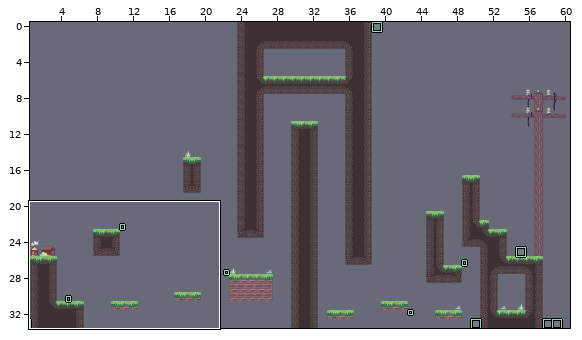
LDtk project: Levels/World_2/Level_2-2.ldtk. Above, an overview of the earlier version with the close-up marked.
Close-up. Before:
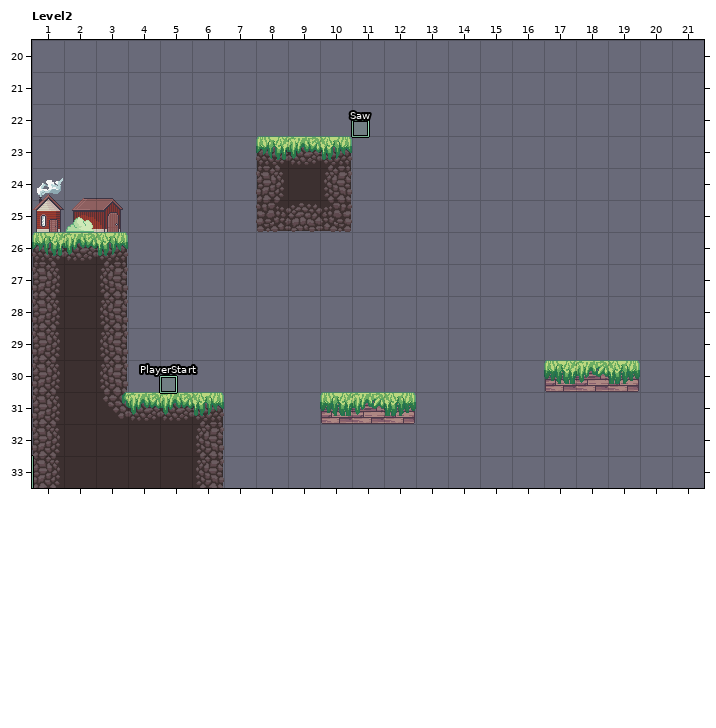
Cells are 32x32 px. Shown: Level2 x 1..21, y 20..33. The commit also changed other parts of the map, which this record leaves out.
New version:
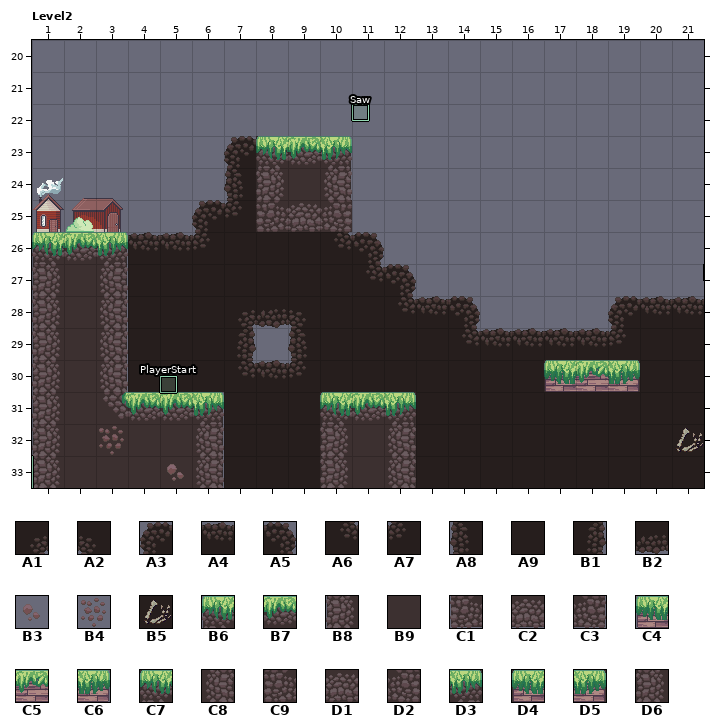
Key: from "BackgroundTiles": A1 0, A2 1, A3 2, A4 3, A5 4, A6 8, A7 9, A8 10, A9 11, B1 12, B2 19, B3 34, B4 42, B5 11 under 50; from "Tiles_Sheet_02": B6 0, B7 1, B8 8, B9 9, C1 16, C2 17, C3 18, C4 24 under 14, C5 25 under 22, C6 26 under 30, C7 9 under 0, C8 9 under 10, C9 9 under 16, D1 9 under 17, D2 9 under 18, D3 9 under 2, D4 9 under 24 under 14, D5 9 under 26 under 30, D6 9 under 8.
__ is an empty cell.
Objects are placed by their top-left corner, in cells (3,4 is the top-left corner of cell 3,4); size is 1x1 cell unless given.
Tiles of an added or newly shown layer are drawn over the layers below it.
Change:
{"where": "layer \"Tiles\""}
{"y":23,"x":8,"old":"B6","new":"C7"}
{"y":24,"x":8,"old":"B8","new":"D6"}
{"y":25,"x":8,"old":"C1 C2 C3","new":"C9 D1 D2"}
{"y":30,"x":17,"old":"C4","new":"D4"}
{"y":30,"x":19,"old":"C6","new":"D5"}
{"y":31,"x":10,"old":"C4 C5 C6","new":"C7 B7 D3"}
{"y":32,"x":10,"old":"__ __ __","new":"D6 B9 C8"}
{"y":33,"x":10,"old":"__ __ __","new":"D6 B9 C8"}
{"where": "layer \"BackgroundTiles\" (added)"}
{"y":23,"x":7,"old":"__","new":"A3"}
{"y":24,"x":7,"old":"__","new":"A8"}
{"y":25,"x":6,"old":"__ __","new":"A3 A7"}
{"y":26,"x":4,"old":"__ __ __ __ __ __ __ __","new":"A4 A4 A7 A9 A9 A9 A6 A5"}
{"y":27,"x":4,"old":"__ __ __ __ __ __ __ __ __","new":"A9 A9 A9 A9 A9 A9 A9 A6 A5"}
{"y":28,"x":4,"old":"__ __ __ __ __ __ __ __ __ __ __","new":"A9 A9 A9 A1 B2 A2 A9 A9 A6 A4 A5"}
{"y":28,"x":19,"old":"__ __ __","new":"A3 A4 A4"}
{"y":29,"x":4,"old":"__ __ __ __","new":"A9 A9 A9 B1"}
{"y":29,"x":9,"old":"__ __ __ __ __ __ __ __ __ __ __ __ __","new":"A8 A9 A9 A9 A9 A6 A4 A4 A4 A4 A7 A9 A9"}
{"y":30,"x":4,"old":"__ __ __ __ __ __ __ __ __ __ __ __ __","new":"A9 A9 A9 A6 A4 A7 A9 A9 A9 A9 A9 A9 A9"}
{"y":30,"x":20,"old":"__ __","new":"A9 A9"}
{"y":31,"x":7,"old":"__ __ __","new":"A9 A9 A9"}
{"y":31,"x":13,"old":"__ __ __ __ __ __ __ __ __","new":"A9 A9 A9 A9 A9 A9 A9 A9 A9"}
{"y":32,"x":3,"old":"__","new":"B4"}
{"y":32,"x":7,"old":"__ __ __","new":"A9 A9 A9"}
{"y":32,"x":13,"old":"__ __ __ __ __ __ __ __ __","new":"A9 A9 A9 A9 A9 A9 A9 A9 B5"}
{"y":33,"x":5,"old":"__","new":"B3"}
{"y":33,"x":7,"old":"__ __ __","new":"A9 A9 A9"}
{"y":33,"x":13,"old":"__ __ __ __ __ __ __ __ __","new":"A9 A9 A9 A9 A9 A9 A9 A9 A9"}
{"where": "layer \"Entities\""}
{"was": "\"Saw\" rectangle at 11,22.5 size 0.5x0.5", "now": "\"Saw\" rectangle at 11,22 size 0.5x0.5"}
